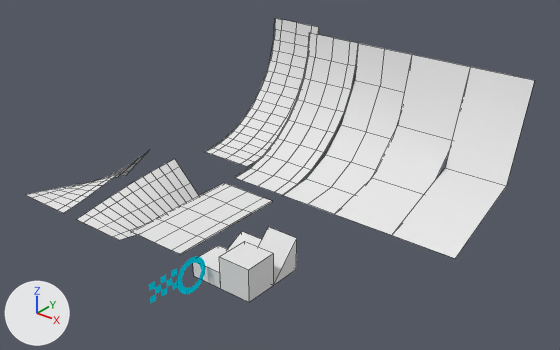
What one commit did to the Blender file components/blocklib.blend.
Both versions are drawn from a 50 mm lens placed at (401.0, -416.0, 359.0), pointed at (-25.0, 116.0, 29.0). Arrows for +X, +Y and +Z are at lower left; the lights stay in place. Mesh edges are drawn as thin lines on the coarser meshes.

The first picture shows 'Block_0_32_32_16', 'Block_0_32_32_32', 'Block_1_32_32_32', 'Block_Checkpoint', 'Block_Ramp_0_64_128_0', 'Block_Ramp_64_128_128', 'Block_Twist_64_128_64', 'Block_Twist_CCW_64_128_64', 'LOD_Ramp_64_128_128.LOD.001', 'LOD_Ramp_64_128_128.LOD.002', 'LOD_Ramp_64_128_128.LOD.003', 'LOD_Ramp_64_128_128.LOD.004'.
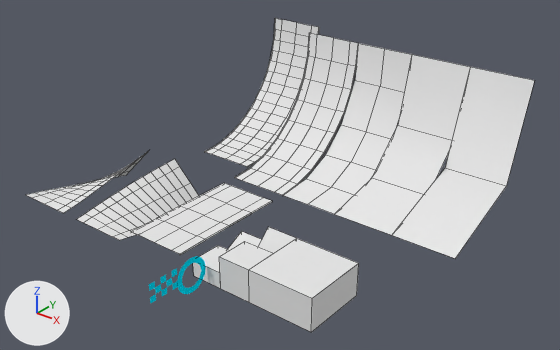
Location of each change, (x1, y1, x2, y2) in pixels of the pictures (560 x 350 px):
'Block_0_64_64_32', added: after (249, 238, 359, 332)
    faces in mat_material (its picture is missing): (249, 263, 359, 332)
    faces in mat_top (its picture is missing): (249, 238, 358, 298)

The change, as a list of edits to the scene's bpy script:
```text
Add me_block_0_64_64_32:
    me_block_0_64_64_32.from_pydata([(-32.0, -32.0, -16.0), (-32.0, -32.0, 16.0), (-32.0, 32.0, -16.0), (-32.0, 32.0, 16.0), (32.0, -32.0, -16.0), (32.0, -32.0, 16.0), (32.0, 32.0, -16.0), (32.0, 32.0, 16.0)], [], [(1, 3, 2, 0), (3, 7, 6, 2), (7, 5, 4, 6), (5, 1, 0, 4), (0, 2, 6, 4), (5, 7, 3, 1)])
    for i in [4, 5]: me_block_0_64_64_32.polygons[i].material_index = 1
    me_block_0_64_64_32.materials.append(mat_material)  # its picture is missing
    me_block_0_64_64_32.materials.append(mat_top)  # its picture is missing
Add ob_block_0_64_64_32:
    ob_block_0_64_64_32 = bpy.data.objects.new('Block_0_64_64_32', me_block_0_64_64_32)
    ob_block_0_64_64_32.location = (80.0, 16.0, 0.0)
```
